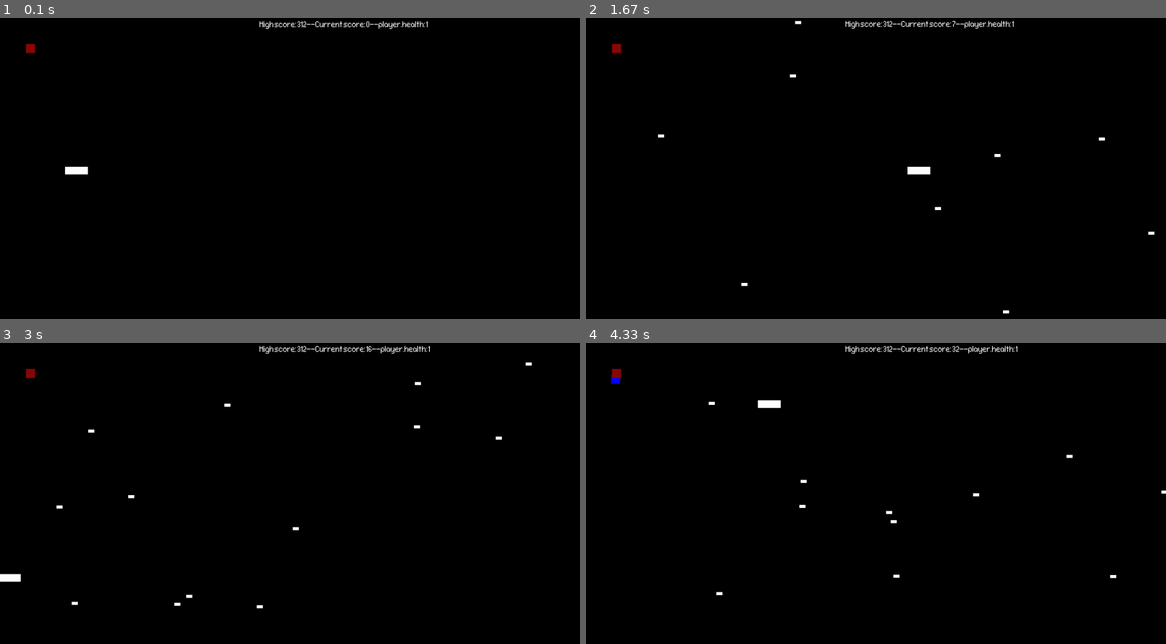
Above: before the commit, frames 1-4 (two rows, left to right).
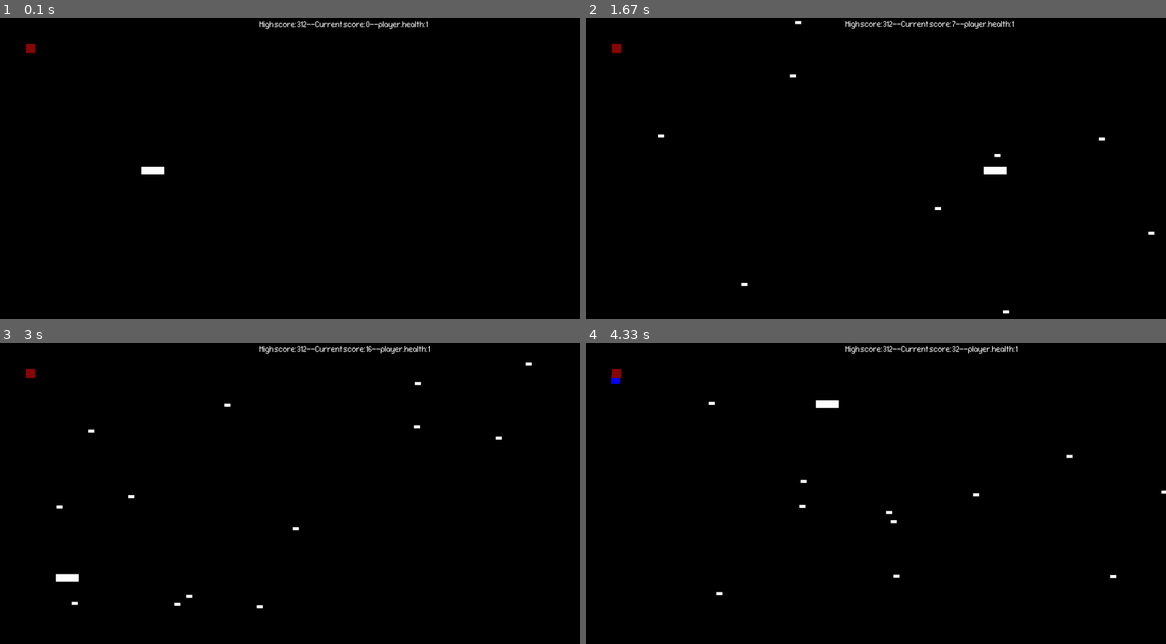
Above: after the commit, the same moments.

Repository: freshJester/pygame-prototypes
Game: pygame game, started from ver2_with_armor.py
Same seed, same stepped clock (60 frames per second), same inputs: the game is played once before the commit and once after it.
Inputs:
- Up to frame 1 (0.1 s): no input
- Up to frame 2 (1.67 s): hold D 0.33-0.8 s; hold D 1.17-1.63 s
- Up to frame 3 (3 s): hold A 1.67-2.2 s; hold S 2.23-2.53 s; hold A 2.57-2.97 s
- Up to frame 4 (4.33 s): hold W 3-3.37 s; hold D 3.4-4.03 s; hold W from 4.07 s (still down)

The runs differ from the first frame. In frame 1, 0.2% of the frame differs, in the area x 11-29%, y 49-53%; in frame 2, 0.2%, in the area x 55-73%, y 49-53%; in frame 3, 0.2%; in frame 4, 0.2%.

Commit message:
added a main function

Diff:
--- a/ver2_with_armor.py
+++ b/ver2_with_armor.py
@@ -34,7 +34,7 @@
         super(Player, self).__init__()  # Initializes this class as an object of it's parent, sprite
         self.surf = pygame.Surface((75, 25))  # Creates the surface this player will exist on, essentially the "hit box"
         self.surf.fill((255, 255, 255))  # Fills that surface with a color
-        self.rect = self.surf.get_rect(center=(250, SCREEN_HEIGHT/2))  # Grabs a rectangle from the space on the Surface, useful for drawing the player later
+        self.rect = self.surf.get_rect(center=(500, SCREEN_HEIGHT/2))  # Grabs a rectangle from the space on the Surface, useful for drawing the player later
         self.health = 1
 
     # Move the sprite based on user keypresses
@@ -142,121 +142,121 @@
         )
 
 
-
-# Initialize pygame
-pygame.init()
-
-# Set up the drawing window
-screen = pygame.display.set_mode([SCREEN_WIDTH, SCREEN_HEIGHT])
-GAME_FONT = pygame.freetype.Font("ConnectionIii-Rj3W.otf", 24)
-with open("highscore.txt", "r") as f:
-    highscore = f.read()
-
-# Create a custom event for adding a new enemy
-ADDENEMY = pygame.USEREVENT + 1
-# pygame.time.set_timer(ADDENEMY, 250)
-pygame.time.set_timer(ADDENEMY, 100)
-
-# Create a custome event for adding a armor powerup
-# ADDARMOR = pygame.USEREVENT + 2
-
-# Instantiate player. Right now, this is just a rectangle.
-player = Player()
-
-# Create groups to hold enemy sprites and all sprites, better than a list because:
-# - enemies is used for collision detection and position updates
-# - all_sprites is used for rendering
-enemies = pygame.sprite.Group()
-armors = pygame.sprite.Group()
-health = pygame.sprite.Group()
-all_sprites = pygame.sprite.Group()
-all_sprites.add(player)
-
-# Variable to keep the main loop running
-running = True
-
-# Run until the user asks to quit
-running = True
-score = 0
-time = 0
-while running:
-    print("PLAYER.HEALTH: ", player.health)
-    time += 1
-
-    # Did the user click the window close button?
-    for event in pygame.event.get():
-        # Did the user hit a key?
-        if event.type == KEYDOWN:
-            # Was it the Escape key? If so, stop the loop.
-            if event.key == K_ESCAPE:
+if __name__ == "__main__":
+    # Initialize pygame
+    pygame.init()
+
+    # Set up the drawing window
+    screen = pygame.display.set_mode([SCREEN_WIDTH, SCREEN_HEIGHT])
+    GAME_FONT = pygame.freetype.Font("ConnectionIii-Rj3W.otf", 24)
+    with open("highscore.txt", "r") as f:
+        highscore = f.read()
+
+    # Create a custom event for adding a new enemy
+    ADDENEMY = pygame.USEREVENT + 1
+    # pygame.time.set_timer(ADDENEMY, 250)
+    pygame.time.set_timer(ADDENEMY, 100)
+
+    # Create a custome event for adding a armor powerup
+    # ADDARMOR = pygame.USEREVENT + 2
+
+    # Instantiate player. Right now, this is just a rectangle.
+    player = Player()
+
+    # Create groups to hold enemy sprites and all sprites, better than a list because:
+    # - enemies is used for collision detection and position updates
+    # - all_sprites is used for rendering
+    enemies = pygame.sprite.Group()
+    armors = pygame.sprite.Group()
+    health = pygame.sprite.Group()
+    all_sprites = pygame.sprite.Group()
+    all_sprites.add(player)
+
+    # Variable to keep the main loop running
+    running = True
+
+    # Run until the user asks to quit
+    running = True
+    score = 0
+    time = 0
+    while running:
+        print("PLAYER.HEALTH: ", player.health)
+        time += 1
+
+        # Did the user click the window close button?
+        for event in pygame.event.get():
+            # Did the user hit a key?
+            if event.type == KEYDOWN:
+                # Was it the Escape key? If so, stop the loop.
+                if event.key == K_ESCAPE:
+                    running = False
+
+            # Did the user click the window close button? If so, stop the loop.
+            elif event.type == pygame.QUIT:
                 running = False
 
-        # Did the user click the window close button? If so, stop the loop.
-        elif event.type == pygame.QUIT:
-            running = False
-
-        # Add a new enemy?
-        elif event.type == ADDENEMY:
-            # Create the new enemy and add it to sprite groups
-            new_enemy = Enemy()
-            enemies.add(new_enemy)
-            all_sprites.add(new_enemy)
-
-
-        # # Add powerup?
-        # elif event.type == ADDARMOR and ENEMIES_DEFEATED == 10:
-        #     # Create the new armor and add it to sprite groups
-        #     new_armor = Armor()
-        #     armors.add(new_armor)
-        #     all_sprites.add(new_armor)
-
-    # Responsible for spawning armor
-    # for entity in all_sprites:
-    #     if type(entity) == armor:
-    #         armor_check = True
-
-    if time % 100 == 0 and time != 0:
-        # Create the new armor and add it to sprite groups
-        new_armor = Armor()
-        armors.add(new_armor)
-        all_sprites.add(new_armor)
-
-    # TODO: I think this block is trying to draw health in, the red block(s?) in the top right
-    if player.health >= 1:
-        new_health = Health(100,100)
-        health.add(new_health)
-        all_sprites.add(new_health)
-
-    # Draw a solid blue circle in the center
-    # pygame.draw.circle(screen, (0, 0, 255), (250, 250), 75)
-
-    # Get all keys currently pressed
-    pressed_keys = pygame.key.get_pressed()
-
-    # Update the player sprite based on user keypress
-    player.update(pressed_keys)
-
-    # Update enemy position
-    enemies.update(player)
-
-    # Update armor position
-    armors.update(player)
-
-    # Erase the previous position of the player
-    screen.fill((0, 0, 0))
-
-    # Draw in the score
-    text_surface, rect = GAME_FONT.render("High score: " + highscore + "--Current score: " + str(score) + "--player.health: " +str(player.health), (255, 255, 255))
-    screen.blit(text_surface, ((SCREEN_WIDTH/2)-100, 10))
-
-    # Draw all sprites
-    for entity in all_sprites:
-        screen.blit(entity.surf, entity.rect)  # .blit() (Block Transfer) - transfers contents from one surface to another
-
-    # Flip the display
-    pygame.display.flip()
-
-    clock.tick(60)  # Ensure frame rate is maintained
-
-# Done! Time to quit.
-pygame.quit()
+            # Add a new enemy?
+            elif event.type == ADDENEMY:
+                # Create the new enemy and add it to sprite groups
+                new_enemy = Enemy()
+                enemies.add(new_enemy)
+                all_sprites.add(new_enemy)
+
+
+            # # Add powerup?
+            # elif event.type == ADDARMOR and ENEMIES_DEFEATED == 10:
+            #     # Create the new armor and add it to sprite groups
+            #     new_armor = Armor()
+            #     armors.add(new_armor)
+            #     all_sprites.add(new_armor)
+
+        # Responsible for spawning armor
+        # for entity in all_sprites:
+        #     if type(entity) == armor:
+        #         armor_check = True
+
+        if time % 100 == 0 and time != 0:
+            # Create the new armor and add it to sprite groups
+            new_armor = Armor()
+            armors.add(new_armor)
+            all_sprites.add(new_armor)
+
+        # TODO: I think this block is trying to draw health in, the red block(s?) in the top right
+        if player.health >= 1:
+            new_health = Health(100,100)
+            health.add(new_health)
+            all_sprites.add(new_health)
+
+        # Draw a solid blue circle in the center
+        # pygame.draw.circle(screen, (0, 0, 255), (250, 250), 75)
+
+        # Get all keys currently pressed
+        pressed_keys = pygame.key.get_pressed()
+
+        # Update the player sprite based on user keypress
+        player.update(pressed_keys)
+
+        # Update enemy position
+        enemies.update(player)
+
+        # Update armor position
+        armors.update(player)
+
+        # Erase the previous position of the player
+        screen.fill((0, 0, 0))
+
+        # Draw in the score
+        text_surface, rect = GAME_FONT.render("High score: " + highscore + "--Current score: " + str(score) + "--player.health: " +str(player.health), (255, 255, 255))
+        screen.blit(text_surface, ((SCREEN_WIDTH/2)-100, 10))
+
+        # Draw all sprites
+        for entity in all_sprites:
+            screen.blit(entity.surf, entity.rect)  # .blit() (Block Transfer) - transfers contents from one surface to another
+
+        # Flip the display
+        pygame.display.flip()
+
+        clock.tick(60)  # Ensure frame rate is maintained
+
+    # Done! Time to quit.
+    pygame.quit()
